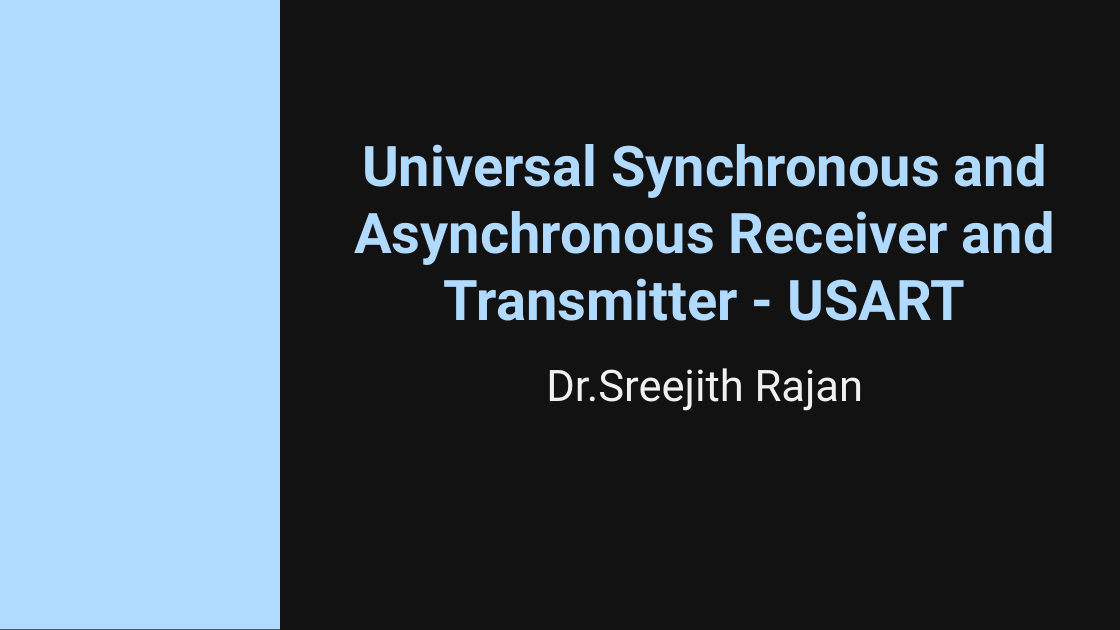
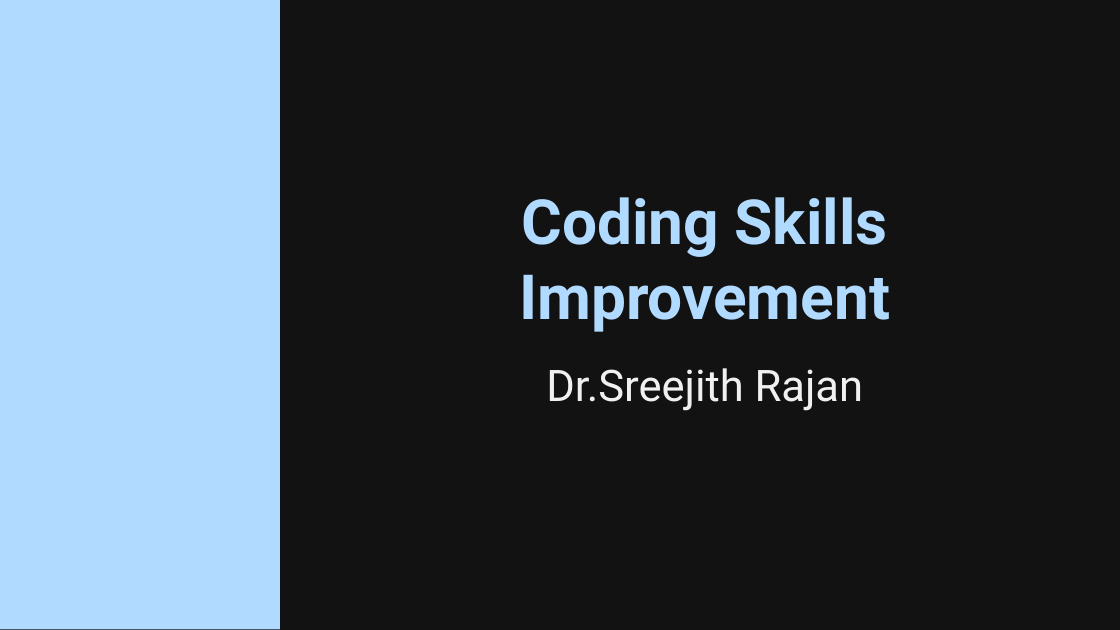
Before and after one commit to mohulmgeorge/embedded-systems, a slide deck: slide 1 of Presentations/Additional Sessions/Additional Session 1.pptx. Drawn at 1120x630 pixels with LibreOffice and Linux fonts; fonts in the diff are those of the drawing; background and template pictures are left out. Boxes give left, top, right and bottom in pixels: in the first picture for what was removed or moved away, otherwise in the second. Text is boxed around its words. In the diff, an @@ line names an element or a change of style, - is before the commit and + after.

```diff
--- a/Presentations/Additional Sessions/Additional Session 1.pptx
+++ b/Presentations/Additional Sessions/Additional Session 1.pptx
@@ title at bbox=[519, 197, 890, 332]: text changed; size 36 to 40 pt @@
-Universal Synchronous and Asynchronous Receiver and Transmitter - USART
+Coding Skills Improvement
```
Also in this commit, not shown: 2 other slides changed, 2 other files.
